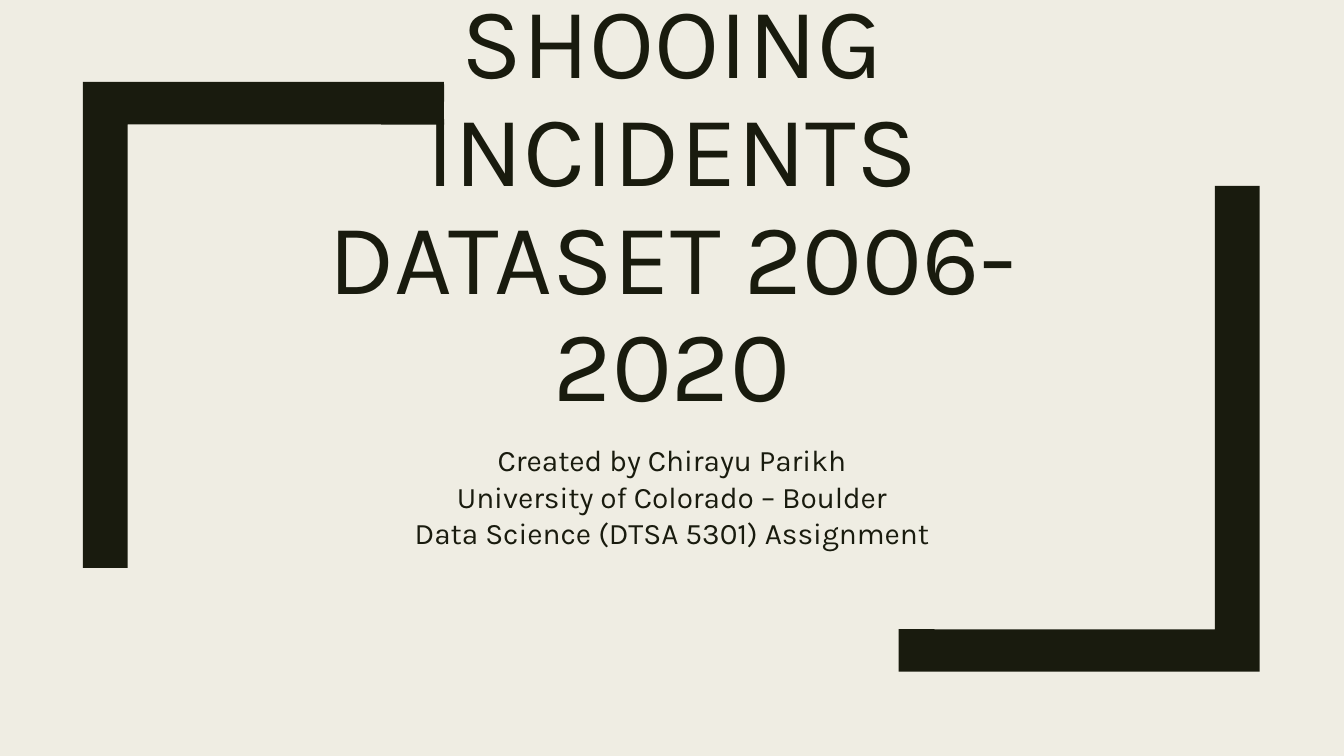
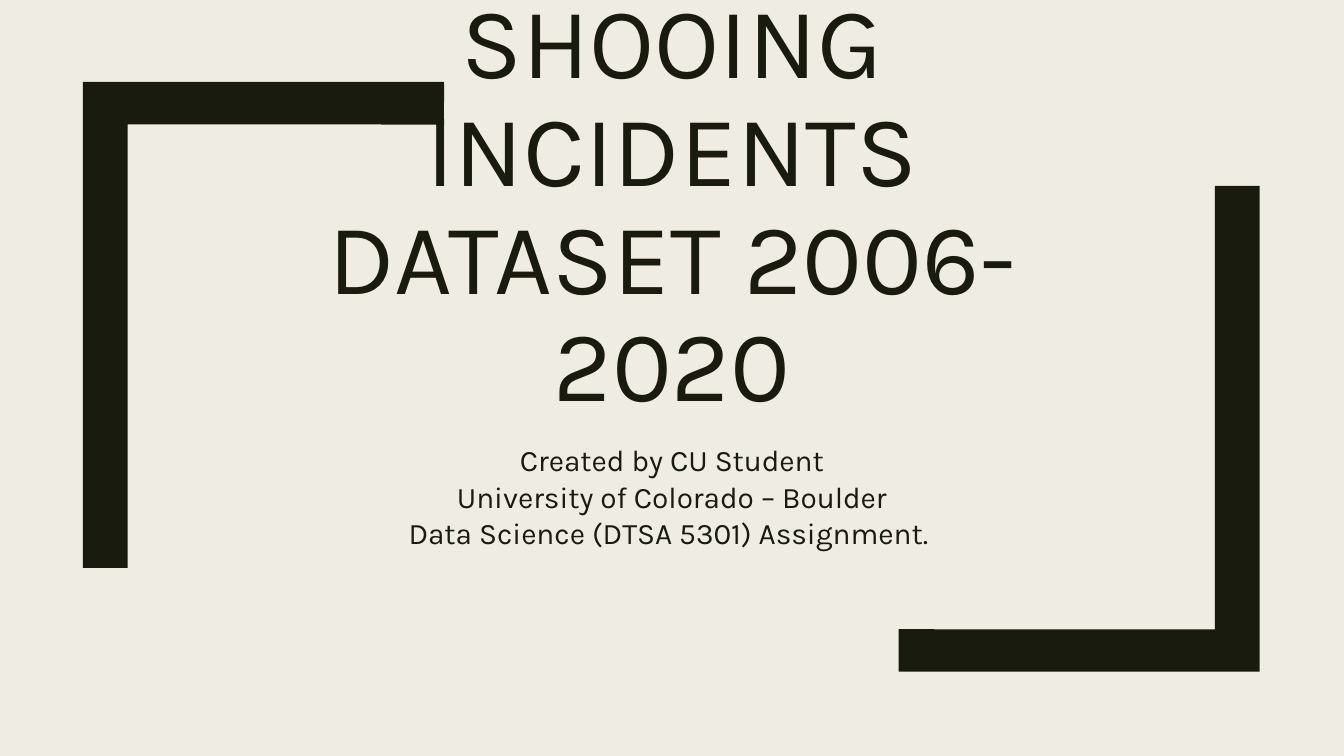
Before and after one commit to chirayuparikh/CU_DS_Files, a slide deck: slide 1 of NYPD_Slid.pptx. Drawn at 1344x756 pixels with LibreOffice and Linux fonts; fonts in the diff are those of the drawing. Boxes give left, top, right and bottom in pixels: in the first picture for what was removed or moved away, otherwise in the second. Text is boxed around its words. In the diff, an @@ line names an element or a change of style, - is before the commit and + after.

Commit message:
Correcting typo in ppt file

```diff
--- a/NYPD_Slid.pptx
+++ b/NYPD_Slid.pptx
@@ subtitle at [409, 450, 928, 552]: text changed @@
-Created by Chirayu Parikh
-University of Colorado – Boulder
-Data Science (DTSA 5301) Assignment
+Created by CU Student
+University of Colorado – Boulder
+Data Science (DTSA 5301) Assignment.
```
Also in this commit, not shown: 3 other slides changed.
